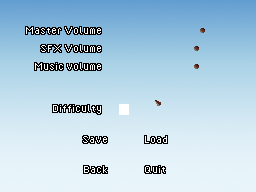
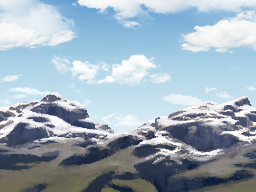
Revision of a layered 256px x 192px image; what changed, layer by layer:
hid group "setting" (12 layers) over [0, 0, 256, 192]
hid "arrow", moved it above "arraowBD" over [120, 105, 128, 114]
hid "arraowBD" over [119, 104, 129, 115]
showed group "titleScreen" (21 layers) over [0, 0, 256, 192]
added layer "mountain" in group "titleScreen" over [0, 92, 256, 192]
added layer "mountainBG" in group "titleScreen" over [0, 120, 256, 192]
added layer "cloudFG" in group "titleScreen" over [0, 0, 256, 51]
added layer "cloudMG" in group "titleScreen" over [0, 5, 256, 89]
added layer "cloudBG" (81%) in group "titleScreen" over [0, 63, 256, 159]
hid "ref" over [0, 0, 256, 192]
